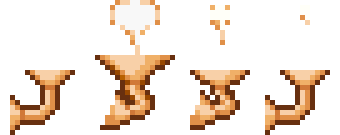
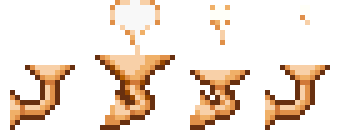
The second 340×135 image is a revision of the first. Changes to its layers:
painted on "Capa 1" over [10, 65, 330, 135]
